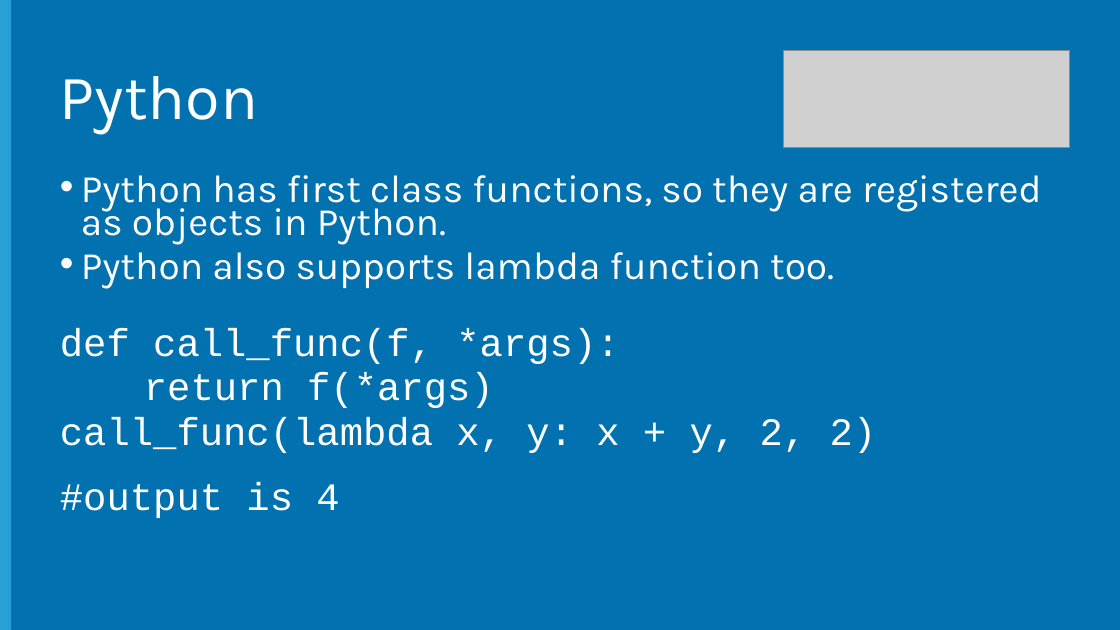
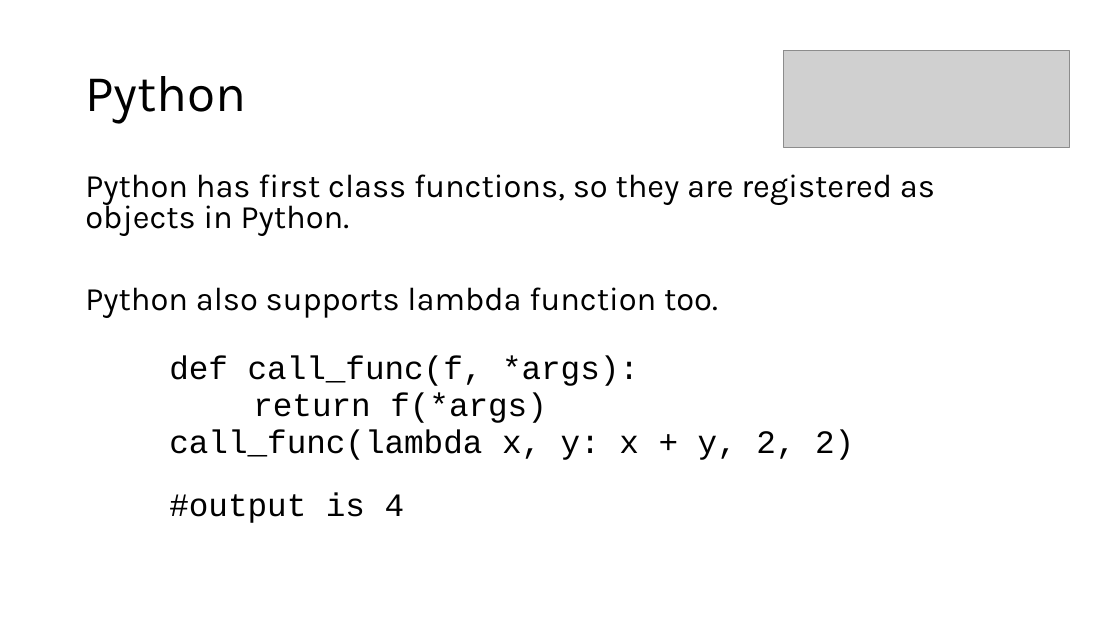
Before and after one commit to jorge2412/DataLake2, a slide deck: slide 7 of Open Dev Framework/Python/Session 1 - Introduction and Slides (Draft)/Introduction to Python.pptx. Drawn at 1120x630 pixels with LibreOffice and Linux fonts; fonts in the diff are those of the drawing; grey boxes stand for pictures; background and template pictures are left out. Boxes give left, top, right and bottom in pixels: in the first picture for what was removed or moved away, otherwise in the second. Text is boxed around its words. In the diff, an @@ line names an element or a change of style, - is before the commit and + after.

Commit message:
Updated Python lab

```diff
--- a/Open Dev Framework/Python/Session 1 - Introduction and Slides (Draft)/Introduction to Python.pptx
+++ b/Open Dev Framework/Python/Session 1 - Introduction and Slides (Draft)/Introduction to Python.pptx
@@ background #0171B0 to #FFFFFF @@
@@ rectangle removed at <box>0,0,11,630</box> @@
@@ title "Python": place and size @@
-title "Python" at <box>60,76,258,135</box>
+title "Python" at <box>85,76,246,123</box>
@@ title "Python" at <box>85,76,246,123</box>: size 54 to 44 pt, text colour #FFFFFF to #000000 @@
@@ text "Python has first class functions, ...": place and size @@
-text "Python has first class functions, ..." at <box>60,175,1041,518</box>
+text "Python has first class functions, ..." at <box>85,174,935,523</box>
@@ text "Python has first class functions, ..." at <box>85,174,935,523</box>: size 33.3 to 28 pt, text colour #FFFFFF to #000000; bullet • to none; line spacing 0.7 to 0.8; list level 1 to 3 in "def call_func(f, *args):"; list level 1 to 3 in "return f(*args)"; list level 1 to 3 in "call_func(lambda x, y: x + ..." @@
```
Also in this commit, not shown: 18 other slides changed, 2 slides added, 3 slides removed, 14 other files.
